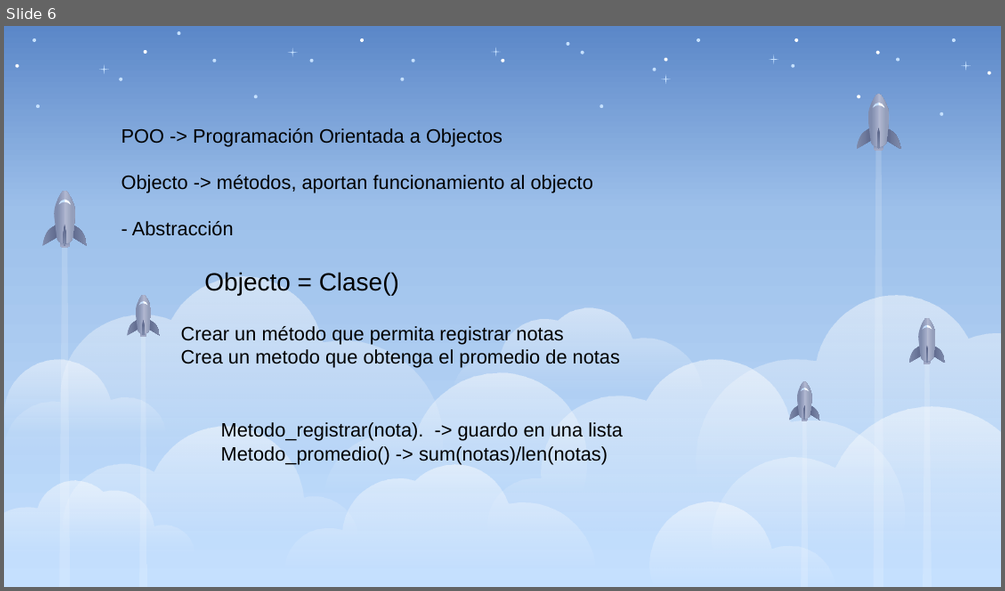
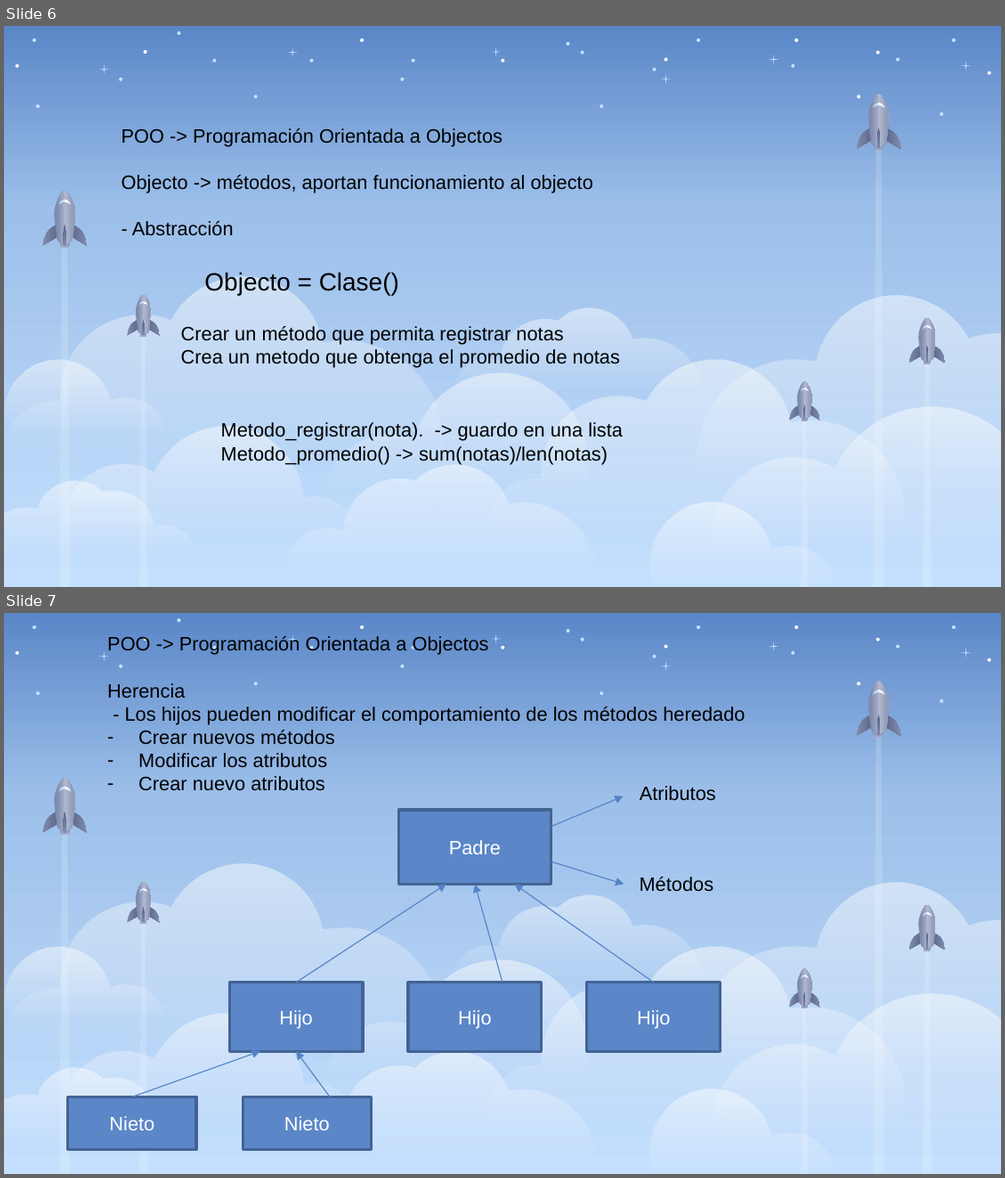
Before and after one commit to johetsy/curso-python-Profe, a slide deck: Modulo-4/clase 2/laminas.pptx. Shown one above the other, each under a label of ours: slide 6 before the commit, slides 6 and 7 after it. The pictures are 1005x591 and 1005x1178 pixels, drawn with LibreOffice and Linux fonts; fonts in the diff are those of the drawing. Boxes give left, top, right and bottom in pixels: in the first picture for what was removed or moved away, otherwise in the second. Text is boxed around its words. In the diff, an @@ line names an element or a change of style, - is before the commit and + after.

```diff
--- a/Modulo-4/clase 2/laminas.pptx
+++ b/Modulo-4/clase 2/laminas.pptx
@@ slide 7 added at box(4, 613, 1001, 1174), background gradient #5B87C8 to #9DC0EA to #C5E0FE; not listed: 89 template elements that a slide beside it also shows @@
@@ text added at box(107, 636, 744, 791), 14 pt, text #000000 @@
+POO -> Programación Orientada a Objectos
+Herencia
+- Los hijos pueden modificar el comportamiento de los métodos heredado
+– Crear nuevos métodos
+– Modificar los atributos
+– Crear nuevo atributos
@@ arrow added from (551, 827) to (623, 796), #5684C6 0.75 pt @@
@@ text added at box(639, 786, 716, 801), 14 pt, text #000000 @@
+Atributos
@@ rectangle added at box(399, 810, 551, 884), fill #5B87C8, outline #436494 2 pt, 14 pt, text #FFFFFF @@
+Padre
@@ arrow added from (551, 861) to (624, 884), #5684C6 0.75 pt @@
@@ text added at box(639, 876, 714, 892), 14 pt, text #000000 @@
+Métodos
@@ arrow added from (296, 981) to (446, 884), #5684C6 0.75 pt @@
@@ arrow added from (502, 981) to (475, 884), #5684C6 0.75 pt @@
@@ arrow added from (654, 981) to (514, 884), #5684C6 0.75 pt @@
@@ rectangle added at box(229, 981, 363, 1051), fill #5B87C8, outline #436494 2 pt, 14 pt, text #FFFFFF @@
+Hijo
@@ rectangle added at box(408, 981, 542, 1051), fill #5B87C8, outline #436494 2 pt, 14 pt, text #FFFFFF @@
+Hijo
@@ rectangle added at box(587, 981, 720, 1051), fill #5B87C8, outline #436494 2 pt, 14 pt, text #FFFFFF @@
+Hijo
@@ arrow added from (132, 1096) to (260, 1051), #5684C6 0.75 pt @@
@@ arrow added from (330, 1096) to (296, 1051), #5684C6 0.75 pt @@
@@ rectangle added at box(68, 1096, 196, 1150), fill #5B87C8, outline #436494 2 pt, 14 pt, text #FFFFFF @@
+Nieto
@@ rectangle added at box(243, 1096, 371, 1150), fill #5B87C8, outline #436494 2 pt, 14 pt, text #FFFFFF @@
+Nieto
```
Also in this commit, not shown: 1 slide changed, 3 other slides added, 4 other files.
